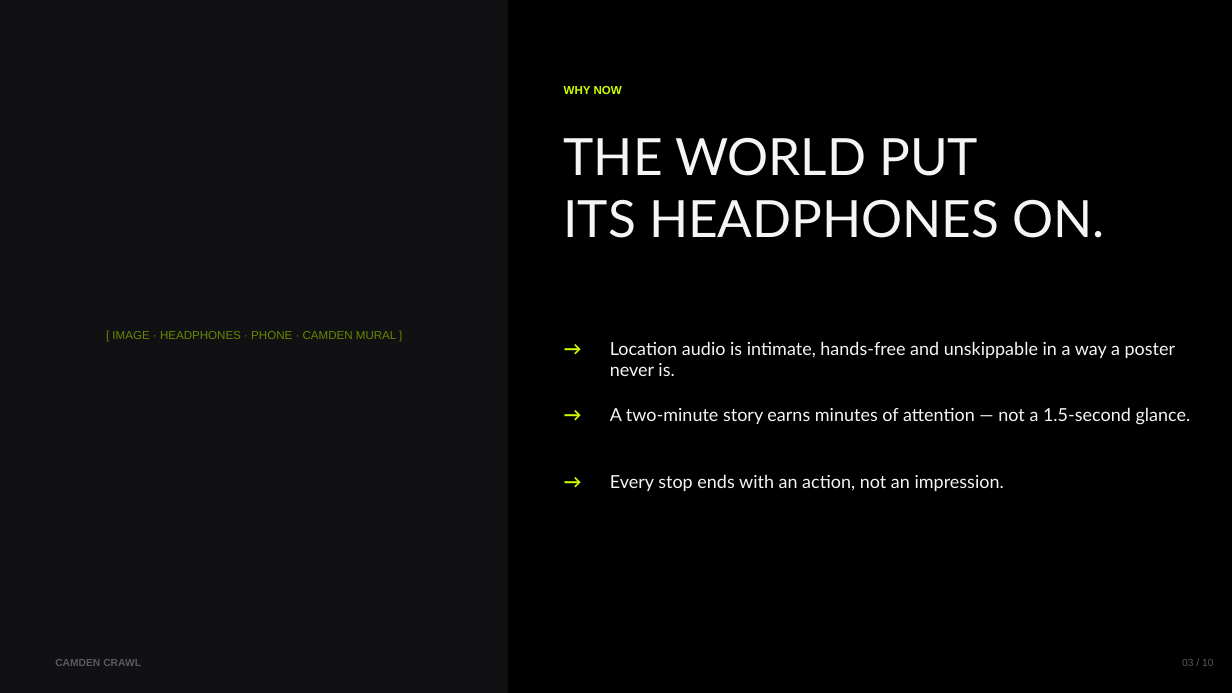
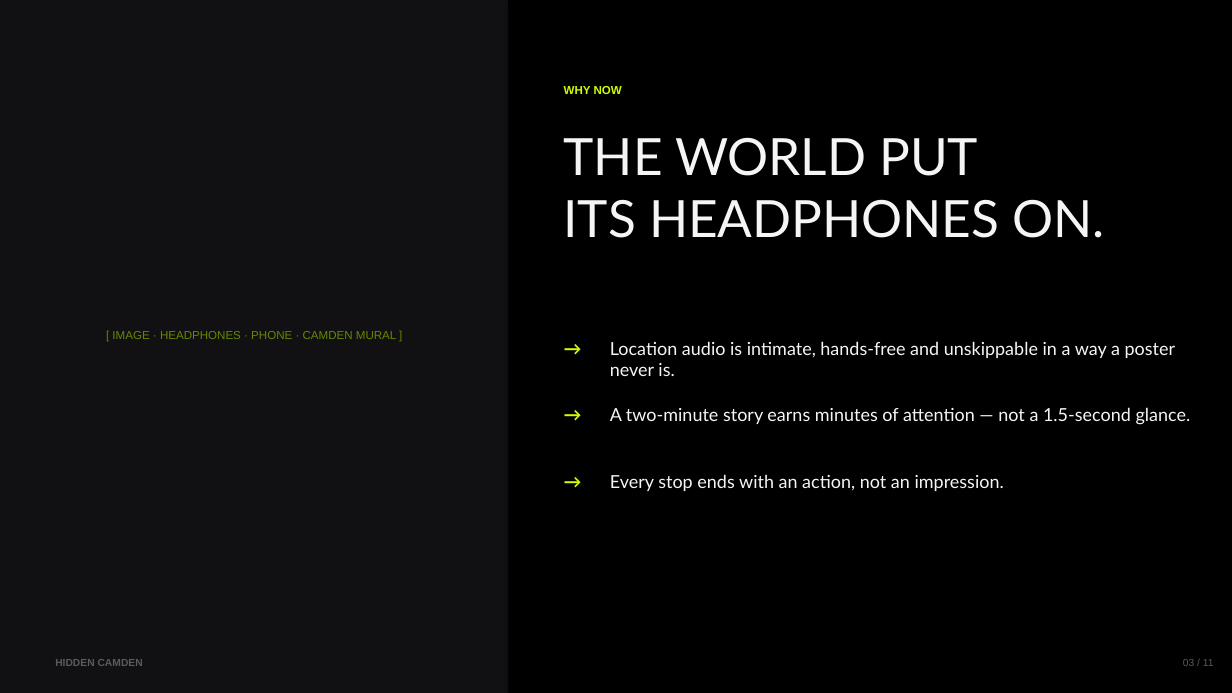
Before and after one commit to luapk/Hidden-Camden, a slide deck: slide 3 of pitch/camden-crawl-deck.pptx. Drawn at 1232x693 pixels with LibreOffice and Linux fonts; fonts in the diff are those of the drawing. Boxes give left, top, right and bottom in pixels: in the first picture for what was removed or moved away, otherwise in the second. Text is boxed around its words. In the diff, an @@ line names an element or a change of style, - is before the commit and + after.

```diff
--- a/pitch/camden-crawl-deck.pptx
+++ b/pitch/camden-crawl-deck.pptx
@@ text at [55, 659, 143, 666]: text changed @@
-CAMDEN CRAWL
+HIDDEN CAMDEN
@@ text at [1183, 659, 1214, 666]: text changed @@
-03 / 10
+03 / 11
```
Also in this commit, not shown: 9 other slides changed, 1 slide added, 1 other file.
